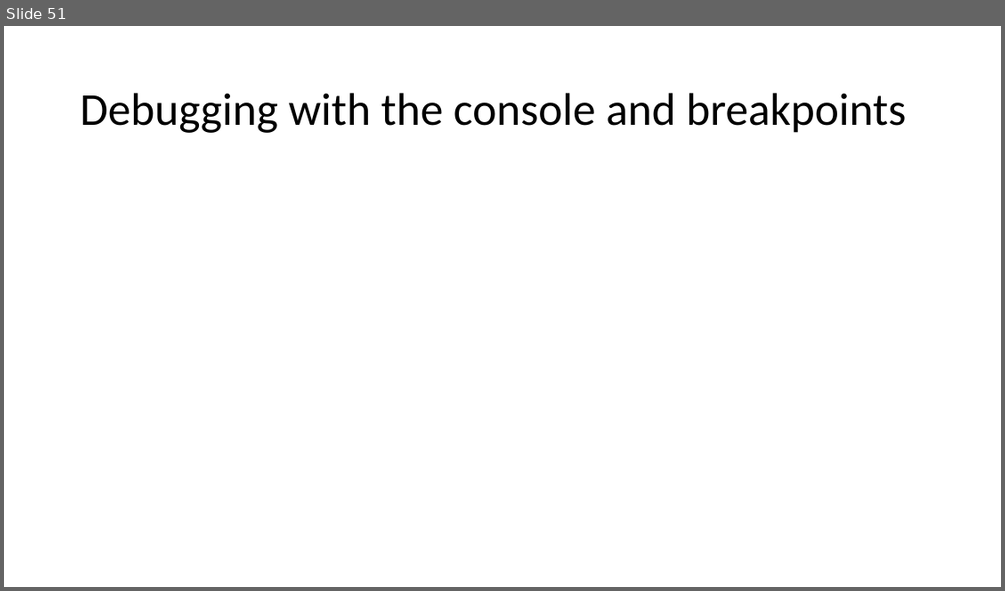
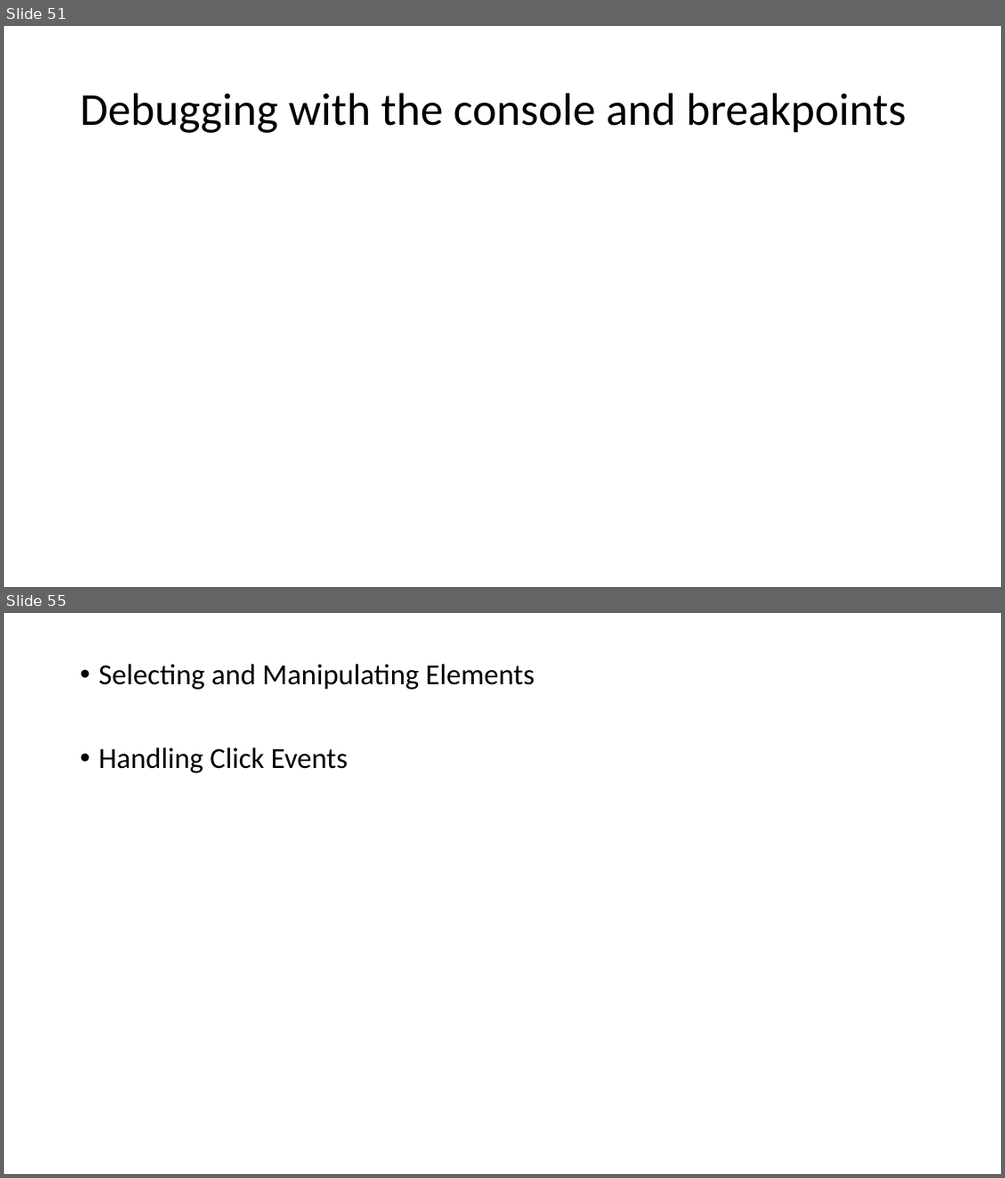
Before and after one commit to PiyushChaturvedii/Batch05, a slide deck: JavaScript.pptx. Shown one above the other, each under a label of ours: slide 51 before the commit, slides 51 and 55 after it; the slides between them are not shown. The pictures are 1005x591 and 1005x1178 pixels, drawn with LibreOffice and Linux fonts; fonts in the diff are those of the drawing. Boxes give left, top, right and bottom in pixels: in the first picture for what was removed or moved away, otherwise in the second. Text is boxed around its words. In the diff, an @@ line names an element or a change of style, - is before the commit and + after.

```diff
--- a/JavaScript.pptx
+++ b/JavaScript.pptx
@@ slide 55 added at bbox=[4, 613, 1001, 1174], background #FFFFFF @@
@@ text added at bbox=[98, 664, 534, 773], 28 pt, text #000000 @@
+• Selecting and Manipulating Elements
+• Handling Click Events
```
Also in this commit, not shown: 3 other slides added, 6 other files.
